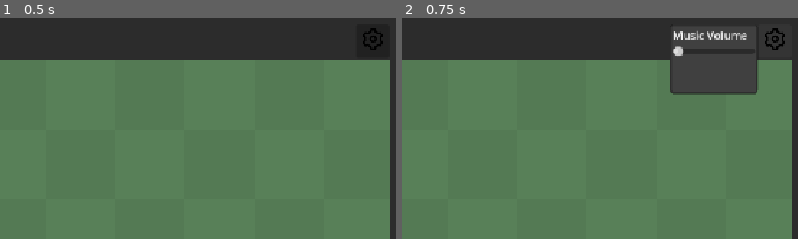
Above: before the commit, frames 1-2 (left to right).
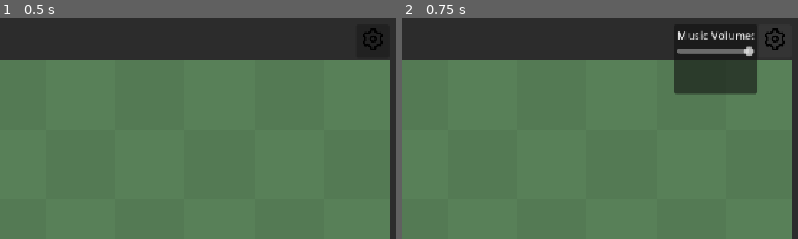
Above: after the commit, the same moments.

Repository: WishingWillow/photoshop-game
Game: Godot game, scene res://UI/ui.tscn
The game is run twice, just before and just after one commit, with the same random seed, the same clock (stepped at 60 frames per second) and the same inputs.
Inputs (mouse positions are % of the whole screen's width and height, from its top left):
- Up to frame 1 (0.5 s): no input
- Up to frame 2 (0.75 s): click (97, 5) at 0.5 s
The pictures show only the part of the screen within x 50-100%, y 0-50%; the shares and areas given below are measured in that part.

Frame 1 is identical in both runs. In frame 2, 3.2% of the frame differs, in the area x 67-90%, y 3-35%.

Commit message:
Working volume slider

Diff:
--- a/UI/SettingsMenu.tscn
+++ b/UI/SettingsMenu.tscn
@@ -1,6 +1,6 @@
 [gd_scene format=3 uid="uid://bo0yqon5e84nu"]
 
-[node name="SettingsMenu" type="PopupMenu" unique_id=1353884025]
+[node name="SettingsMenu" type="PopupPanel" unique_id=1883856914]
 oversampling_override = 1.0
 size = Vector2i(121, 100)
 visible = true
@@ -15,5 +15,6 @@
 layout_mode = 2
 text = "Music Volume:"
 
-[node name="HSlider" type="HSlider" parent="VBoxContainer" unique_id=780150085]
+[node name="VolumeSlider" type="HSlider" parent="VBoxContainer" unique_id=780150085]
 layout_mode = 2
+value = 100.0
--- a/UI/UI Scripts/settings_button.gd
+++ b/UI/UI Scripts/settings_button.gd
@@ -2,8 +2,16 @@
 
 @export var settings_menu_scene: PackedScene
 
+@onready var audio_player: AudioStreamPlayer = %AudioStreamPlayer
 
 func _on_pressed() -> void:
 	var settings = settings_menu_scene.instantiate()
 	add_child(settings)
 	settings.position = Vector2i(int(global_position.x - settings.size.x),int(global_position.y))
+
+	var volume_slider: HSlider = settings.get_node("VBoxContainer/VolumeSlider")
+	volume_slider.set_value_no_signal(audio_player.volume_linear * 100.0)
+	volume_slider.value_changed.connect(_on_volume_changed)
+
+func _on_volume_changed(value: float) -> void:
+	audio_player.volume_linear = value / 100.0
--- a/UI/ui.tscn
+++ b/UI/ui.tscn
@@ -4,24 +4,10 @@
 [ext_resource type="Texture2D" uid="uid://tug4n7iywtad" path="res://Assets/settings_button.png" id="2_nm1m0"]
 [ext_resource type="Script" uid="uid://boaqxhya5wbs" path="res://UI/UI Scripts/settings_button.gd" id="3_cbfhl"]
 [ext_resource type="Script" uid="uid://8tqddc3nw5e5" path="res://UI/UI Scripts/playspace_container.gd" id="4_3sbvi"]
+[ext_resource type="PackedScene" uid="uid://bo0yqon5e84nu" path="res://UI/SettingsMenu.tscn" id="4_4fiuh"]
 [ext_resource type="PackedScene" uid="uid://cke8jgko6uqrn" path="res://playspace.tscn" id="4_hat8c"]
 [ext_resource type="Script" uid="uid://f7chq1kajgdl" path="res://UI/UI Scripts/layer_list.gd" id="8_cbfhl"]
 [ext_resource type="PackedScene" uid="uid://by8h4cdi166l8" path="res://UI/LayerEntry.tscn" id="9_4fiuh"]
-
-[sub_resource type="PackedScene" id="PackedScene_c7tqi"]
-_bundled = {
-"conn_count": 0,
-"conns": PackedInt32Array(),
-"editable_instances": [],
-"id_paths": [],
-"names": PackedStringArray("SettingsMenu", "oversampling_override", "size", "visible", "PopupMenu", "VBoxContainer", "offset_left", "offset_top", "offset_right", "offset_bottom", "Label", "layout_mode", "size_flags_vertical", "text", "HSlider"),
-"node_count": 4,
-"node_ids": PackedInt32Array(1363237933, 107620621, 181710799, 1026345189),
-"node_paths": [],
-"nodes": PackedInt32Array(-1, -1, 4, 0, -1, 3, 1, 0, 2, 1, 3, 2, 0, 0, 0, 5, 5, -1, 4, 6, 3, 7, 3, 8, 4, 9, 5, 0, 1, 0, 10, 10, -1, 3, 11, 6, 12, 7, 13, 8, 0, 1, 0, 14, 14, -1, 1, 11, 6, 0),
-"variants": [1.0, Vector2i(127, 100), true, 4.0, 123.0, 96.0, 2, 0, "Music Volume"],
-"version": 3
-}
 
 [node name="UI" type="Control" unique_id=1096489841]
 layout_mode = 3
@@ -33,6 +19,7 @@
 mouse_filter = 1
 
 [node name="AudioStreamPlayer" type="AudioStreamPlayer" parent="." unique_id=1864066535]
+unique_name_in_owner = true
 stream = ExtResource("1_3sbvi")
 autoplay = true
 
@@ -76,7 +63,7 @@
 layout_mode = 2
 icon = ExtResource("2_nm1m0")
 script = ExtResource("3_cbfhl")
-settings_menu_scene = SubResource("PackedScene_c7tqi")
+settings_menu_scene = ExtResource("4_4fiuh")
 
 [node name="HBoxContainer" type="HBoxContainer" parent="MarginContainer/VBoxContainer" unique_id=1098168033]
 layout_mode = 2
